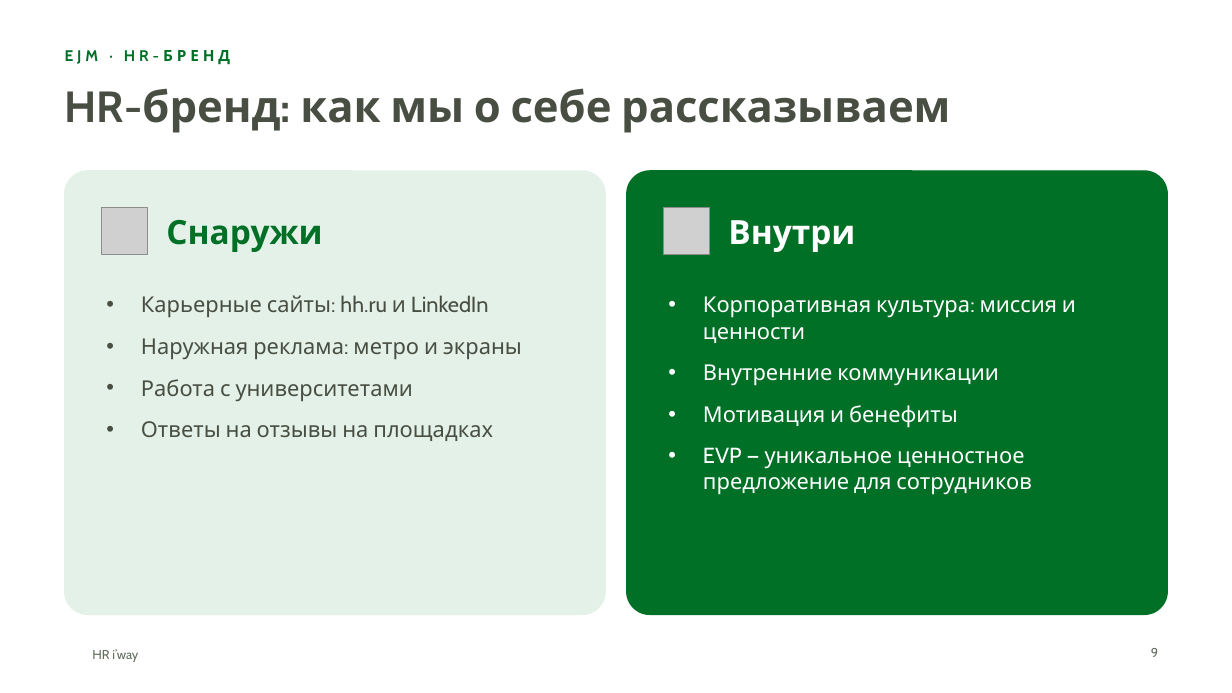
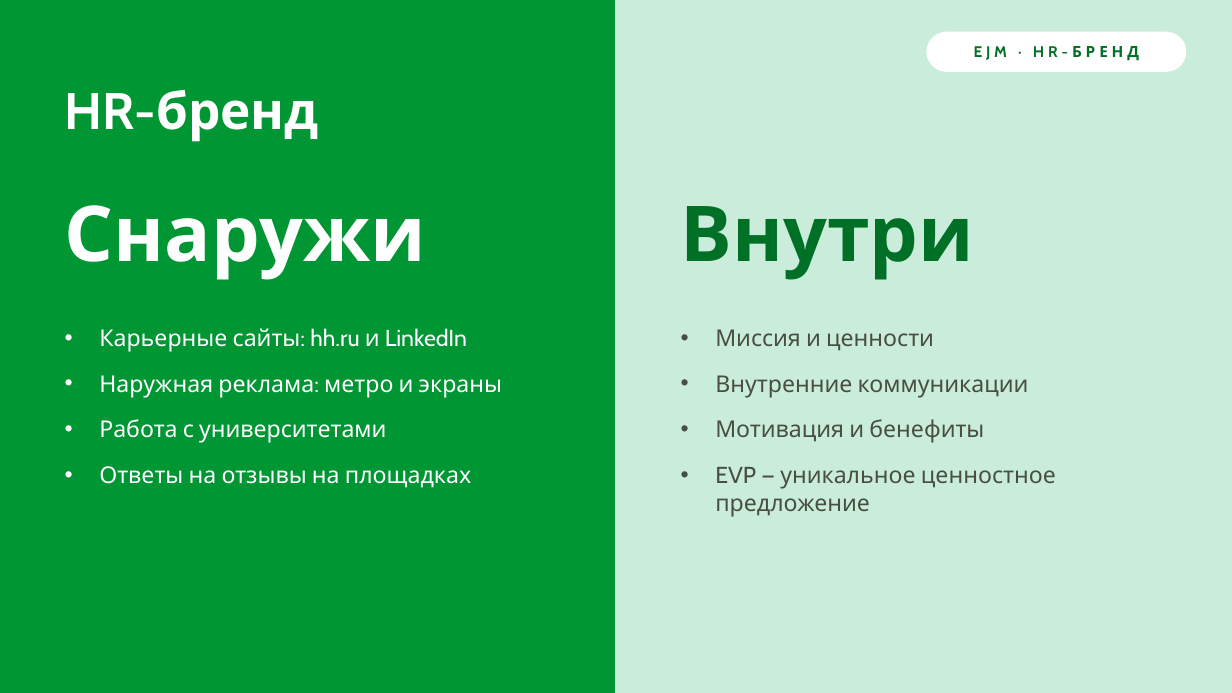
Before and after one commit to hriwayhr/HR-projects, a slide deck: slide 9 of presentations/HR-iway-onboarding-2026.pptx. Drawn at 1232x693 pixels with LibreOffice and Linux fonts; fonts in the diff are those of the drawing; grey boxes stand for pictures; background and template pictures are left out. Boxes give left, top, right and bottom in pixels: in the first picture for what was removed or moved away, otherwise in the second. Text is boxed around its words. In the diff, an @@ line names an element or a change of style, - is before the commit and + after.

```diff
--- a/presentations/HR-iway-onboarding-2026.pptx
+++ b/presentations/HR-iway-onboarding-2026.pptx
@@ background #FFFFFF to #009634 @@
@@ rectangle added at [0,0,616,693], fill #009634, outline #009634 1 pt @@
@@ rectangle added at [616,0,1232,693], fill #C9EDDA, outline #C9EDDA 1 pt @@
@@ text "EJM · HR-БРЕНД": place and size @@
-text "EJM · HR-БРЕНД" at [65,50,230,65]
+text "EJM · HR-БРЕНД" at [974,46,1139,61]
@@ text "EJM · HR-БРЕНД" at [974,46,1139,61]: alignment left to centre; vertical alignment top to middle @@
@@ rounded rectangle added at [927,32,1186,71], fill #FFFFFF, outline #FFFFFF 1 pt @@
@@ title at [65,89,319,140]: text changed; size 34 to 40 pt; text colour #484E41 to #FFFFFF @@
-HR-бренд: как мы о себе рассказываем
+HR-бренд
@@ rounded rectangle removed at [65,171,605,615] @@
@@ rounded rectangle removed at [627,171,1167,615] @@
@@ text "Снаружи": place and size @@
-text "Снаружи" at [166,220,322,252]
+text "Снаружи" at [65,205,426,280]
@@ text "Снаружи" at [65,205,426,280]: size 26 to 60 pt, text colour #007026 to #FFFFFF; vertical alignment middle to top @@
@@ picture removed at [102,208,148,254] @@
@@ picture removed at [664,208,710,254] @@
@@ text "Внутри": place and size @@
-text "Внутри" at [728,220,855,252]
+text "Внутри" at [681,206,974,280]
@@ text "Внутри" at [681,206,974,280]: size 26 to 60 pt, text colour #FFFFFF to #007026; vertical alignment middle to top @@
@@ text "Карьерные сайты: hh.ru и LinkedIn": place and size @@
-text "Карьерные сайты: hh.ru и LinkedIn" at [141,295,522,441]
+text "Карьерные сайты: hh.ru и LinkedIn" at [99,328,502,488]
@@ text "Карьерные сайты: hh.ru и LinkedIn" at [99,328,502,488]: size 17 to 18 pt, text colour #484E41 to #FFFFFF; more space between paragraphs @@
@@ text "Миссия и ценности": place and size @@
-text "Миссия и ценности" at [703,296,1076,495]
+text "Миссия и ценности" at [715,329,1056,517]
@@ text at [715,329,934,351]: text changed; size 17 to 18 pt; text colour #FFFFFF to #484E41 @@
-• Корпоративная культура: миссия и ценности
+• Миссия и ценности
@@ text at [715,375,1029,443]: size 17 to 18 pt, text colour #FFFFFF to #484E41 in "Внутренние коммуникации", "Мотивация и бенефиты"; more space between paragraphs @@
@@ text at [715,467,1056,517]: text changed; size 17 to 18 pt; text colour #FFFFFF to #484E41 @@
-• EVP — уникальное ценностное предложение для сотрудников
+• EVP — уникальное ценностное предложение
@@ text removed at [92,649,138,662] @@
-HR i’way
@@ page number removed at [1151,648,1158,657] @@
-9
```
Also in this commit, not shown: 27 other slides changed, 4 other files.
